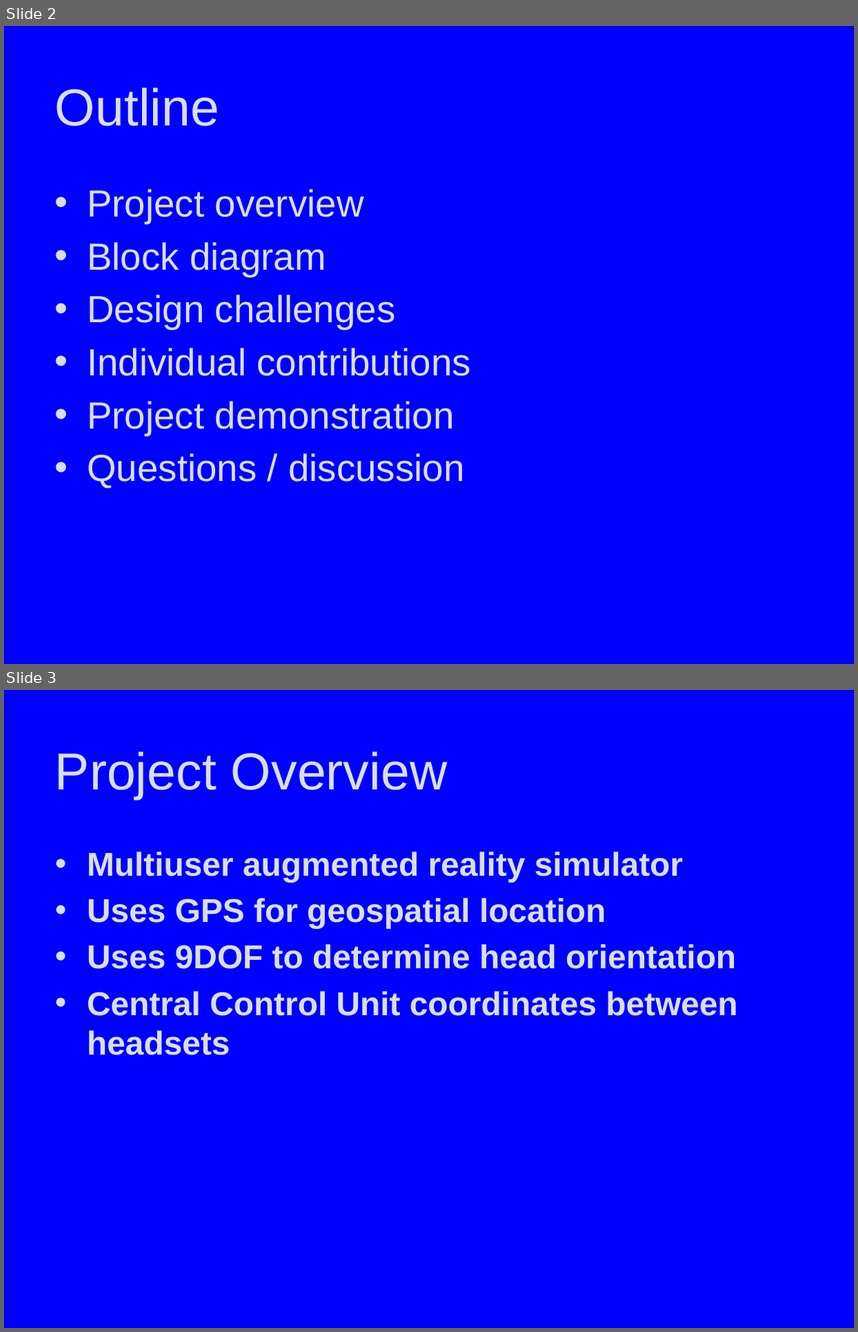
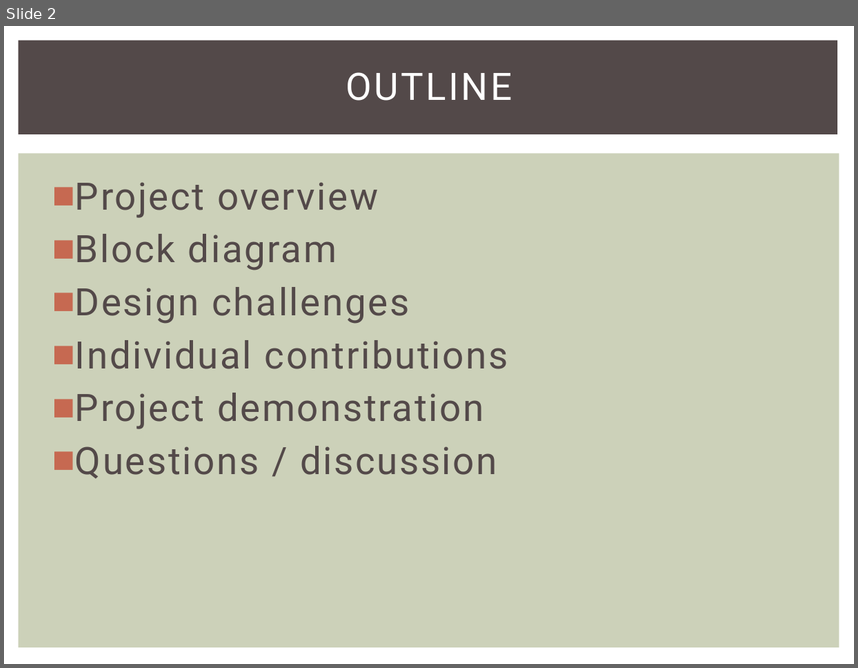
Before and after one commit to snowpuppy/augreality, a slide deck: doc/Team5FinalPresentation.pptx. Shown one above the other, each under a label of ours: slides 2 and 3 before the commit, slide 2 after it. The pictures are 858x1332 and 858x668 pixels, drawn with LibreOffice and Linux fonts; fonts in the diff are those of the drawing. Boxes give left, top, right and bottom in pixels: in the first picture for what was removed or moved away, otherwise in the second. Text is boxed around its words. In the diff, an @@ line names an element or a change of style, - is before the commit and + after.

```diff
--- a/doc/Team5FinalPresentation.pptx
+++ b/doc/Team5FinalPresentation.pptx
@@ slide 3 removed at bbox=[4, 690, 854, 1328], background #0000FF @@
@@ title removed at bbox=[55, 751, 448, 799] @@
-Project Overview
@@ text removed at bbox=[87, 851, 737, 1055] @@
-• Multiuser augmented reality simulator
-• Uses GPS for geospatial location
-• Uses 9DOF to determine head orientation
-• Central Control Unit coordinates between headsets
@@ slide 2 changed as well @@
@@ background #0000FF to #FFFFFF @@
@@ rectangle added at bbox=[18, 40, 838, 135], fill #534949 @@
@@ title at bbox=[346, 72, 512, 101]: text changed; size 44 to 32 pt; font Arial to Roboto; text colour #D7E0E1 to #FFFFFF @@
-Outline
+OUTLINE
@@ rectangle added at bbox=[18, 154, 840, 648], fill #CCD1B9 @@
@@ text "Project overview": place and size @@
-text "Project overview" at bbox=[87, 189, 471, 488]
+text "Project overview" at bbox=[75, 182, 508, 478]
@@ text "Project overview" at bbox=[75, 182, 508, 478]: font Arial to Roboto, text colour #D7E0E1 to #534949, letter spacing 0 to 1.5 pt; bullet • to ■ @@
```
Also in this commit, not shown: 9 other slides changed, 3 slides added, 2 other slides removed.
